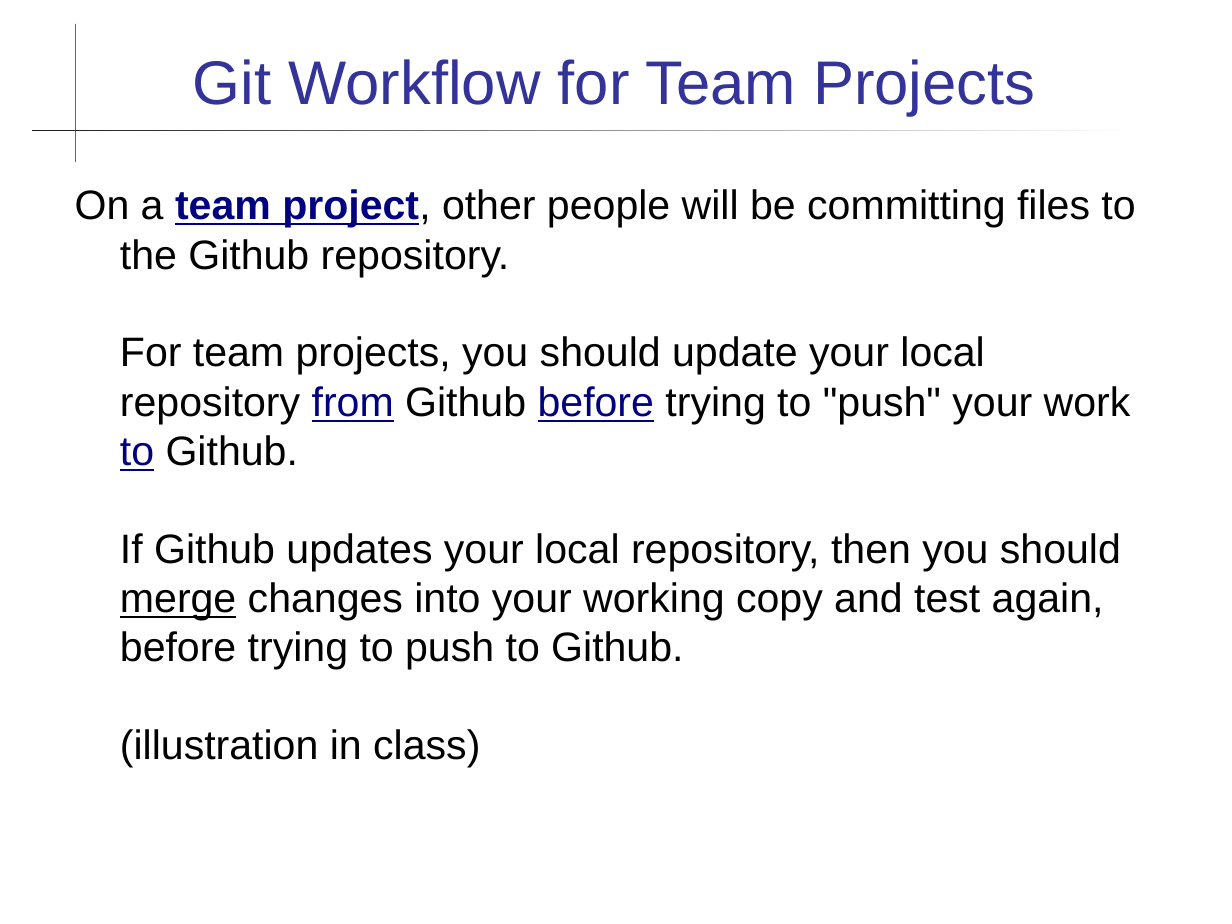
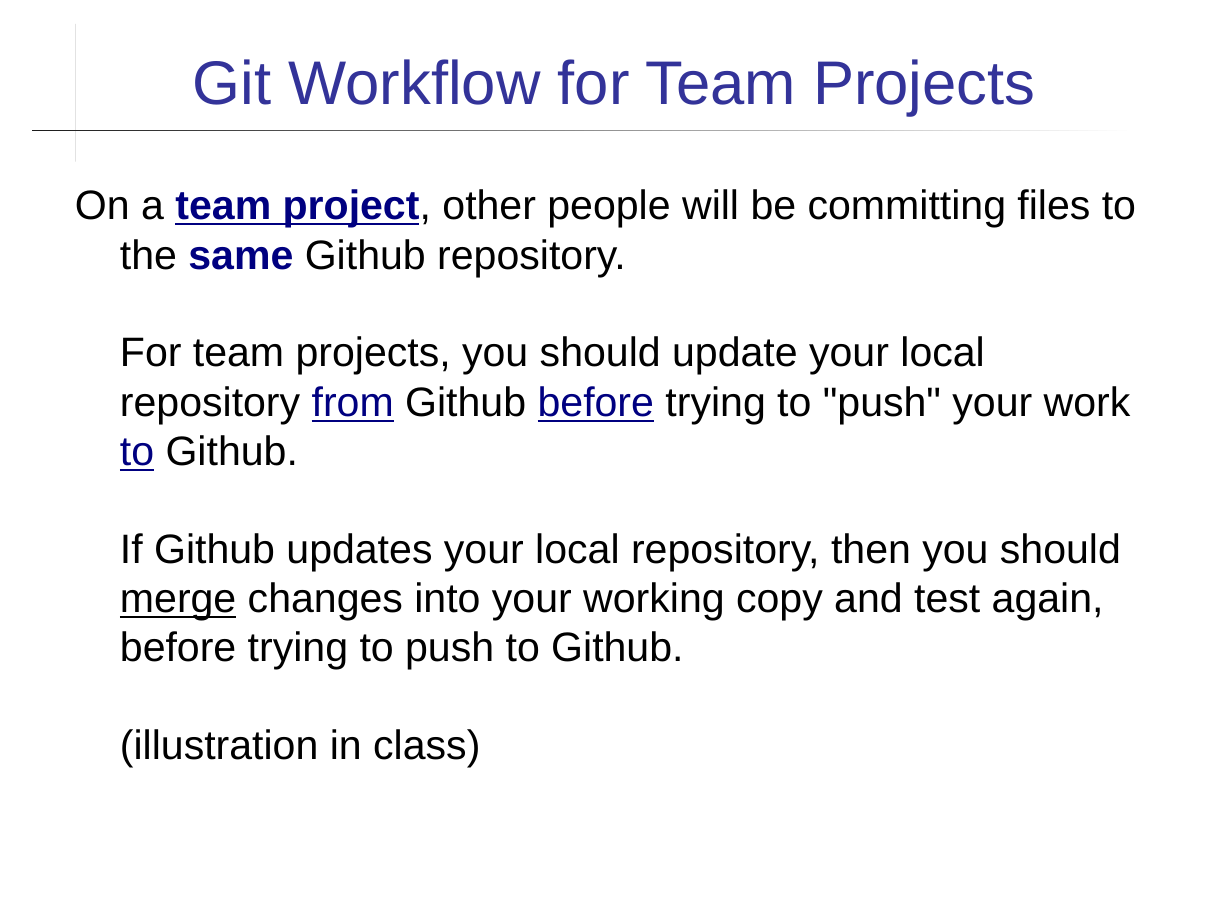
Before and after one commit to skeoop/skeoop.github.io, a slide deck: slide 16 of git/Using-Github.ppt. Drawn at 1232x924 pixels with LibreOffice and Linux fonts; fonts in the diff are those of the drawing. Boxes give left, top, right and bottom in pixels: in the first picture for what was removed or moved away, otherwise in the second. Text is boxed around its words. In the diff, an @@ line names an element or a change of style, - is before the commit and + after.

```diff
--- a/git/Using-Github.ppt
+++ b/git/Using-Github.ppt
@@ text at (x1=75, y1=189, x2=1136, y2=277): text changed @@
-On a team project, other people will be committing files to the Github repository.
+On a team project, other people will be committing files to the same Github repository.
```
Also in this commit, not shown: 10 other slides changed, 10 other files.
